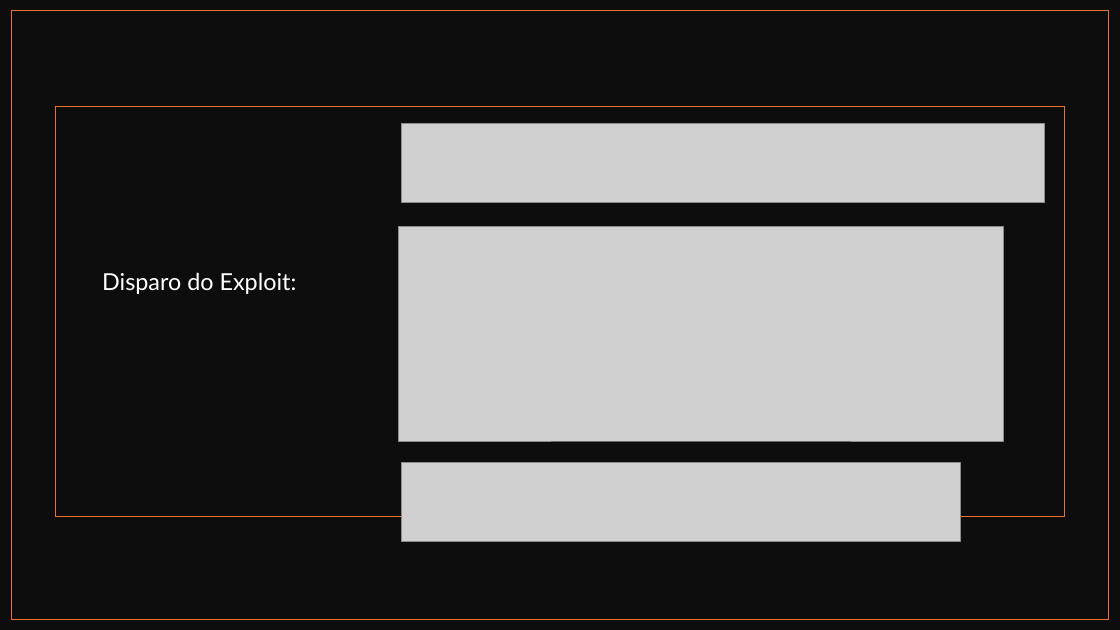
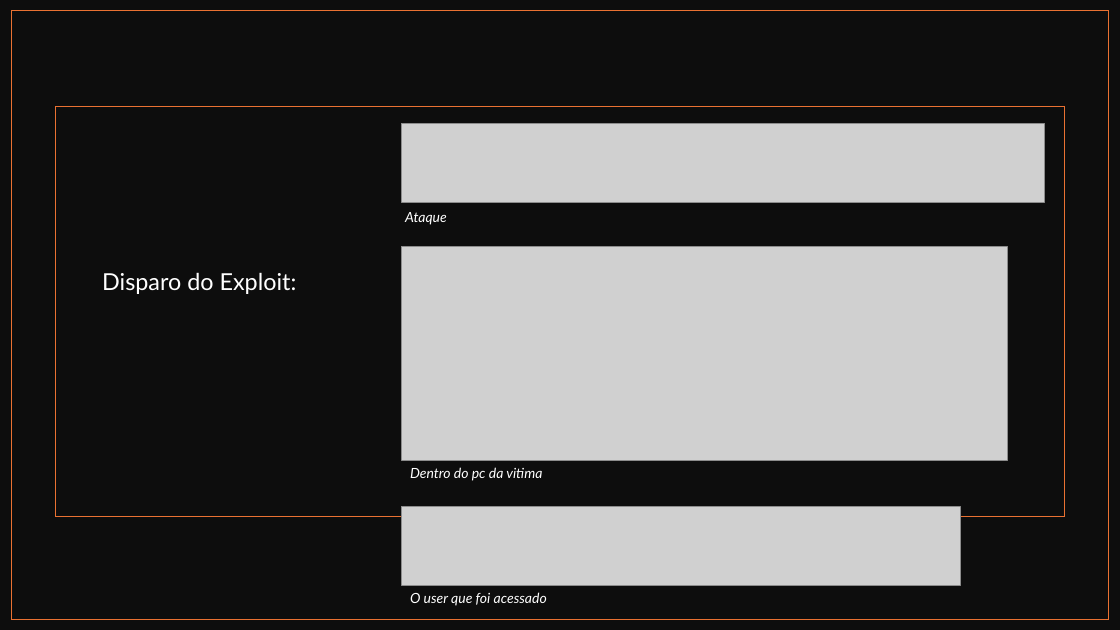
Before and after one commit to ATMD4/CiberWork, a slide deck: slide 42 of Análise de Vulnerabilidades.pptx. Drawn at 1120x630 pixels with LibreOffice and Linux fonts; fonts in the diff are those of the drawing; grey boxes stand for pictures. Boxes give left, top, right and bottom in pixels: in the first picture for what was removed or moved away, otherwise in the second. Text is boxed around its words. In the diff, an @@ line names an element or a change of style, - is before the commit and + after.

```diff
--- a/Análise de Vulnerabilidades.pptx
+++ b/Análise de Vulnerabilidades.pptx
@@ text added at (x1=405, y1=212, x2=447, y2=225), 12 pt, text #FFFFFF, italic @@
+Ataque
@@ picture moved from (x1=398, y1=227, x2=1004, y2=441) to (x1=402, y1=246, x2=1007, y2=460) @@
@@ text added at (x1=410, y1=467, x2=542, y2=481), 12 pt, text #FFFFFF, italic @@
+Dentro do pc da vitima
@@ picture moved from (x1=402, y1=462, x2=960, y2=541) to (x1=402, y1=507, x2=960, y2=586) @@
@@ text added at (x1=410, y1=592, x2=547, y2=606), 12 pt, text #FFFFFF, italic @@
+O user que foi acessado
```
Also in this commit, not shown: 2 other slides changed.
